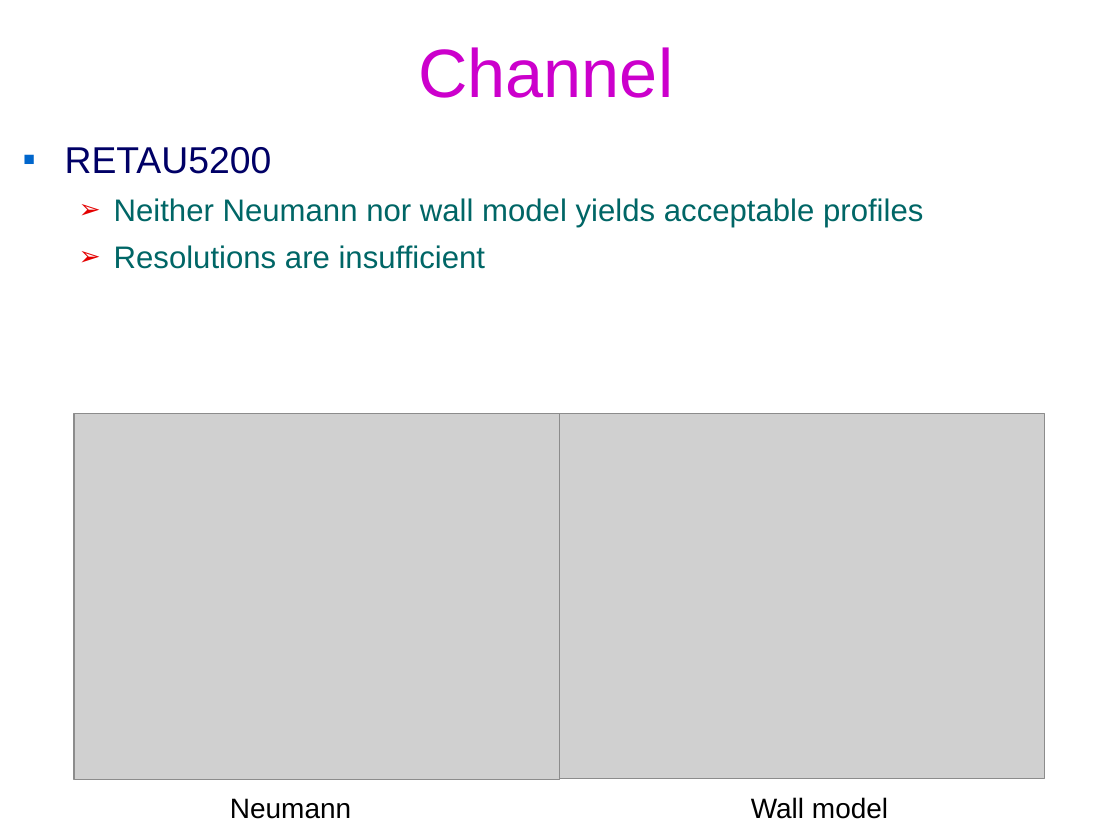
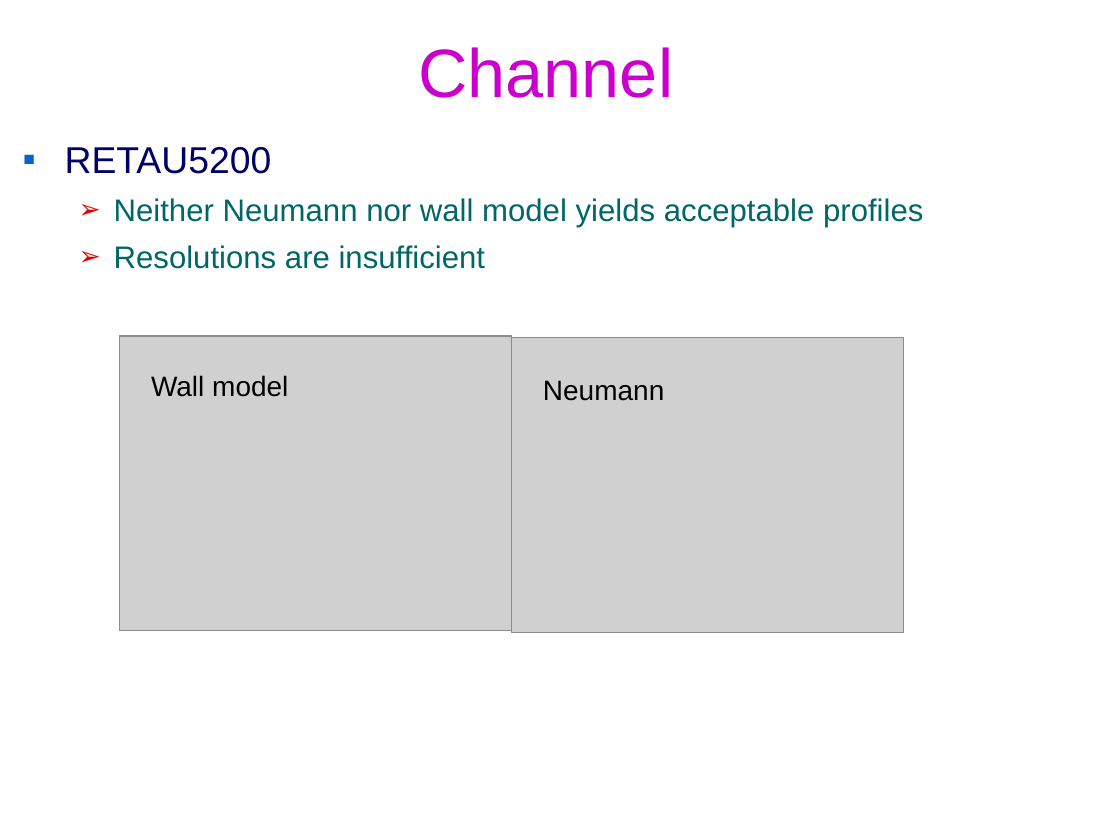
Before and after one commit to federicoVerolini/CaLES, a slide deck: slide 6 of docs/vv.pptx (slide 7 before the commit). Drawn at 1120x840 pixels with LibreOffice and Linux fonts; fonts in the diff are those of the drawing; grey boxes stand for pictures; background and template pictures are left out. Boxes give left, top, right and bottom in pixels: in the first picture for what was removed or moved away, otherwise in the second. Text is boxed around its words. In the diff, an @@ line names an element or a change of style, - is before the commit and + after.

```diff
--- a/docs/vv.pptx
+++ b/docs/vv.pptx
@@ picture resized from (x1=559, y1=413, x2=1044, y2=778) to (x1=119, y1=336, x2=511, y2=631) @@
@@ picture resized from (x1=74, y1=413, x2=559, y2=778) to (x1=511, y1=337, x2=903, y2=633) @@
@@ text "Wall model" moved from (x1=751, y1=797, x2=888, y2=819) to (x1=151, y1=375, x2=288, y2=397) @@
@@ text "Neumann" moved from (x1=230, y1=798, x2=351, y2=819) to (x1=543, y1=380, x2=664, y2=401) @@
```
Also in this commit, not shown: 8 other slides changed, 1 slide added, 1 slide removed, 20 other files.
